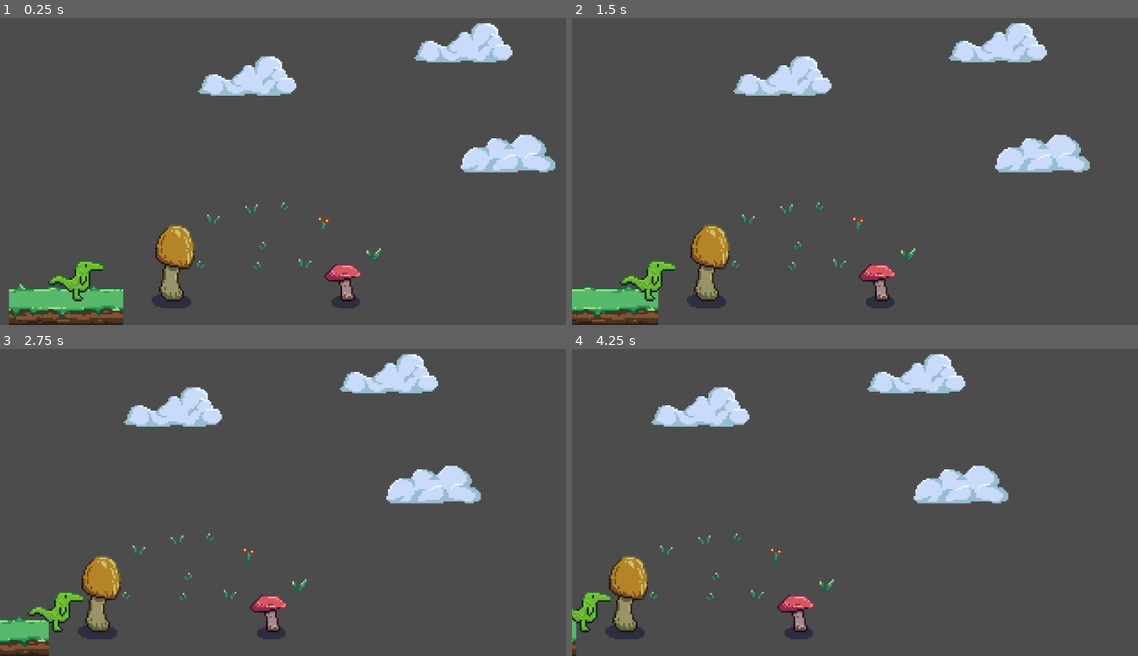
Above: before the commit, frames 1-4 (two rows, left to right).
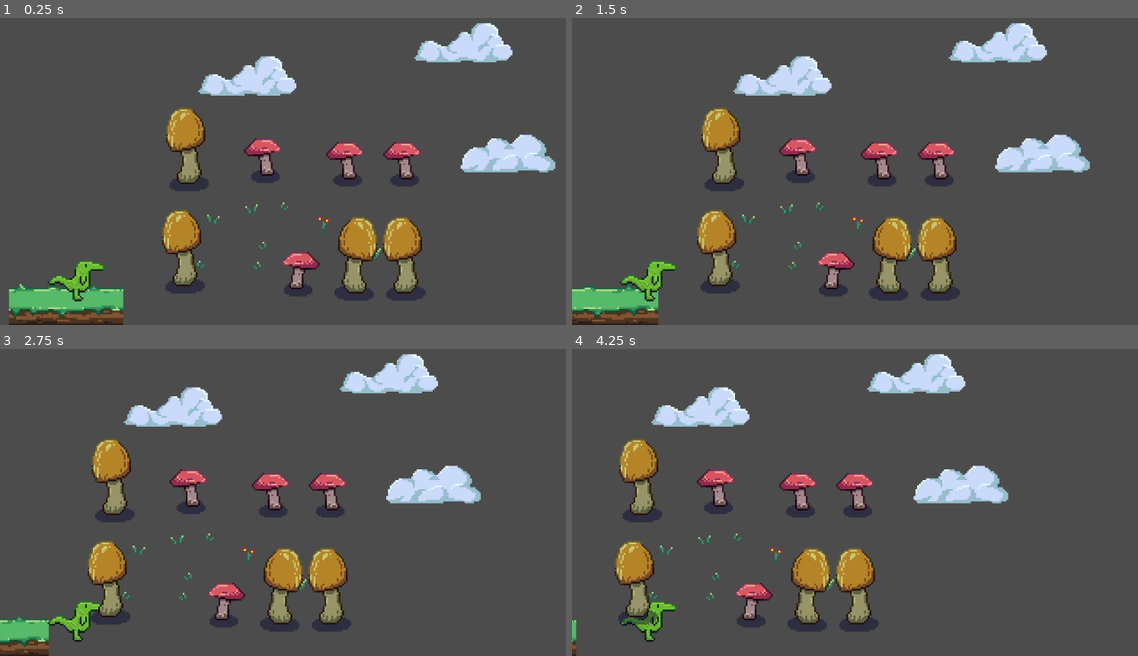
Above: after the commit, the same moments.

Repository: zMenta/DinosaurRun
Game: Godot game, scene res://main/Main.tscn
Two runs of this game, one before a commit and one after it. Both use one fixed random seed, a clock stepped at 60 frames per second and the inputs below.
Inputs:
- Up to frame 1 (0.25 s): no input
- Up to frame 2 (1.5 s): tap Space (jump) at 0.77 s
- Up to frame 3 (2.75 s): tap Space (jump) at 1.52 s
- Up to frame 4 (4.25 s): tap Space (jump) at 3.02, 3.77 s

The runs differ from the first frame. In frame 1, 8.1% of the frame differs, in the area x 26-76%, y 29-95%; in frame 2, 8.1%; in frame 3, 9.0%, in the area x 4-63%, y 29-96%; in frame 4, 8.9%.

Commit message:
obstacle random sprite flip and hitboxes on player

Diff:
--- a/DinosaurRun/main/Main.tscn
+++ b/DinosaurRun/main/Main.tscn
@@ -7,7 +7,6 @@
 [ext_resource path="res://scenes/world/cloud/Cloud.tscn" type="PackedScene" id=5]
 [ext_resource path="res://scenes/world/obstacles/ObstacleBig.tscn" type="PackedScene" id=6]
 [ext_resource path="res://scenes/world/obstacles/ObstacleSmall.tscn" type="PackedScene" id=7]
-[ext_resource path="res://scenes/world/BaseProp.gd" type="Script" id=8]
 
 [sub_resource type="RectangleShape2D" id=1]
 extents = Vector2( 530, 10 )
@@ -64,9 +63,25 @@
 position = Vector2( 801, 125 )
 
 [node name="ObstacleBig" parent="." instance=ExtResource( 6 )]
-position = Vector2( 301, 530 )
-script = ExtResource( 8 )
+position = Vector2( 324, 505 )
 
 [node name="ObstacleSmall" parent="." instance=ExtResource( 7 )]
-position = Vector2( 596, 530 )
-script = ExtResource( 8 )
+position = Vector2( 511, 510 )
+
+[node name="ObstacleBig2" parent="." instance=ExtResource( 6 )]
+position = Vector2( 607, 517 )
+
+[node name="ObstacleBig3" parent="." instance=ExtResource( 6 )]
+position = Vector2( 694, 517 )
+
+[node name="ObstacleBig4" parent="." instance=ExtResource( 6 )]
+position = Vector2( 331, 333 )
+
+[node name="ObstacleSmall2" parent="." instance=ExtResource( 7 )]
+position = Vector2( 462, 319 )
+
+[node name="ObstacleSmall3" parent="." instance=ExtResource( 7 )]
+position = Vector2( 599, 325 )
+
+[node name="ObstacleSmall4" parent="." instance=ExtResource( 7 )]
+position = Vector2( 695, 325 )
--- a/DinosaurRun/project.godot
+++ b/DinosaurRun/project.godot
@@ -19,6 +19,11 @@
 "language": "GDScript",
 "path": "res://scenes/player/states/BaseState.gd"
 }, {
+"base": "BaseProp",
+"class": "Obstacle",
+"language": "GDScript",
+"path": "res://scenes/world/obstacles/Obstacle.gd"
+}, {
 "base": "KinematicBody2D",
 "class": "Player",
 "language": "GDScript",
@@ -27,6 +32,7 @@
 _global_script_class_icons={
 "BaseProp": "",
 "BaseState": "",
+"Obstacle": "",
 "Player": ""
 }
 
--- a/DinosaurRun/scenes/player/Player.gd
+++ b/DinosaurRun/scenes/player/Player.gd
@@ -42,3 +42,9 @@
 	rotation = 3.14
 	dead = true
 	emit_signal("died")
+
+
+func _on_HitBox_area_entered(area:Area2D) -> void:
+	if area.name == "ObstacleHitbox":
+		# player.death()
+		pass
--- a/DinosaurRun/scenes/player/Player.tscn
+++ b/DinosaurRun/scenes/player/Player.tscn
@@ -1,10 +1,13 @@
-[gd_scene load_steps=4 format=2]
+[gd_scene load_steps=5 format=2]
 
 [ext_resource path="res://scenes/player/Player.gd" type="Script" id=1]
 [ext_resource path="res://scenes/player/assets/Dino.png" type="Texture" id=2]
 
 [sub_resource type="RectangleShape2D" id=1]
-extents = Vector2( 47, 35 )
+extents = Vector2( 32.75, 35 )
+
+[sub_resource type="RectangleShape2D" id=2]
+extents = Vector2( 17.5, 35 )
 
 [node name="KinematicBody2D" type="KinematicBody2D"]
 script = ExtResource( 1 )
@@ -17,7 +20,16 @@
 [node name="Sprites" type="Node2D" parent="."]
 
 [node name="CollisionShape2D" type="CollisionShape2D" parent="."]
-position = Vector2( 37, -37 )
+position = Vector2( 39.75, -37 )
 shape = SubResource( 1 )
 
 [node name="AnimationPlayer" type="AnimationPlayer" parent="."]
+
+[node name="HitBox" type="Area2D" parent="."]
+
+[node name="CollisionShape2D" type="CollisionShape2D" parent="HitBox"]
+modulate = Color( 0.384314, 0, 0.701961, 1 )
+position = Vector2( 43.5, -37 )
+shape = SubResource( 2 )
+
+[connection signal="area_entered" from="HitBox" to="." method="_on_HitBox_area_entered"]
--- a/DinosaurRun/scenes/world/obstacles/Obstacle.gd
+++ b/DinosaurRun/scenes/world/obstacles/Obstacle.gd
@@ -1,9 +1,11 @@
 extends BaseProp
+class_name Obstacle
 
-onready var sprite := $Sprite
+onready var sprite := $ObstacleHitbox/Sprite
+onready var collisionShape := $ObstacleHitbox/CollisionPolygon2D
 
 func _ready() -> void:
-	sprite.flip_h = true
-	# randomize()
-	# if randi() % 2 == 0:
-	# 	sprite.flip_h = true
+	randomize()
+	if randi() % 2 == 0:
+		sprite.flip_h = true
+		collisionShape.scale.x *= -1
--- a/DinosaurRun/scenes/world/obstacles/ObstacleBase.tscn
+++ b/DinosaurRun/scenes/world/obstacles/ObstacleBase.tscn
@@ -1,21 +1,21 @@
 [gd_scene load_steps=3 format=2]
 
-[ext_resource path="res://scenes/world/BaseProp.gd" type="Script" id=1]
+[ext_resource path="res://scenes/world/obstacles/Obstacle.gd" type="Script" id=1]
 [ext_resource path="res://scenes/world/obstacles/MushroomSpriteSheet.png" type="Texture" id=2]
 
 [node name="ObstacleBase" type="Node2D"]
 script = ExtResource( 1 )
 
-[node name="StaticBody" type="StaticBody2D" parent="."]
+[node name="ObstacleHitbox" type="Area2D" parent="."]
 
-[node name="Sprite" type="Sprite" parent="StaticBody"]
+[node name="Sprite" type="Sprite" parent="ObstacleHitbox"]
 position = Vector2( 0, -16.1 )
 scale = Vector2( 3, 3 )
 texture = ExtResource( 2 )
 region_enabled = true
 region_rect = Rect2( 32, 0, 32, 65 )
 
-[node name="CollisionPolygon2D" type="CollisionPolygon2D" parent="StaticBody"]
+[node name="CollisionPolygon2D" type="CollisionPolygon2D" parent="ObstacleHitbox"]
 position = Vector2( 0, -16.1 )
 scale = Vector2( 3, 3 )
 polygon = PoolVector2Array( 5, 16, -4, 16, -8, 10, -5, -5, -8, -7, -8, -17, -2, -27, 7, -27, 13, -17, 13, -8 )
--- a/DinosaurRun/scenes/world/obstacles/ObstacleSmall.tscn
+++ b/DinosaurRun/scenes/world/obstacles/ObstacleSmall.tscn
@@ -4,8 +4,8 @@
 
 [node name="ObstacleSmall" instance=ExtResource( 1 )]
 
-[node name="Sprite" parent="StaticBody" index="0"]
+[node name="Sprite" parent="ObstacleHitbox" index="0"]
 region_rect = Rect2( 0, 0, 32, 65 )
 
-[node name="CollisionPolygon2D" parent="StaticBody" index="1"]
-polygon = PoolVector2Array( 3, 15.1, -4, 15.1, -12, 1.1, -6, -4.9, 3, -4.9, 8, 0.0999985 )
+[node name="CollisionPolygon2D" parent="ObstacleHitbox" index="1"]
+polygon = PoolVector2Array( 3, 15.0333, -3.66667, 15.0333, -12.3333, 1.7, -6.33333, -4.96667, 2.66667, -4.96667, 7.66667, 1.03333 )
Not shown: 1 places in DinosaurRun/main/Main.tscn that only renumber resources
